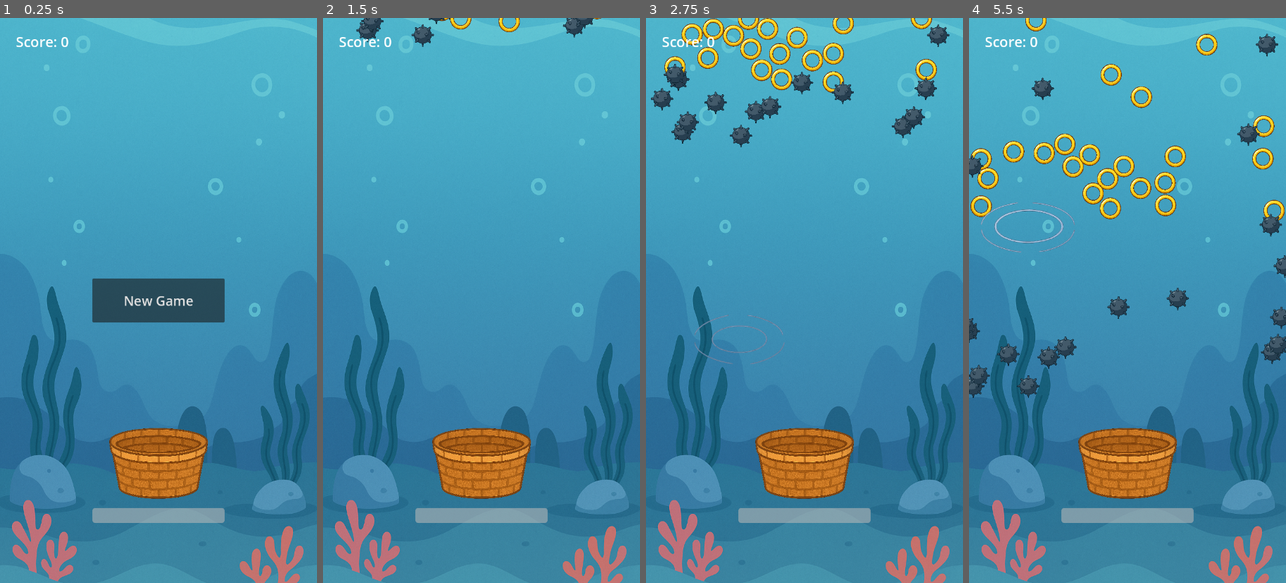
Above: before the commit, frames 1-4 (left to right).
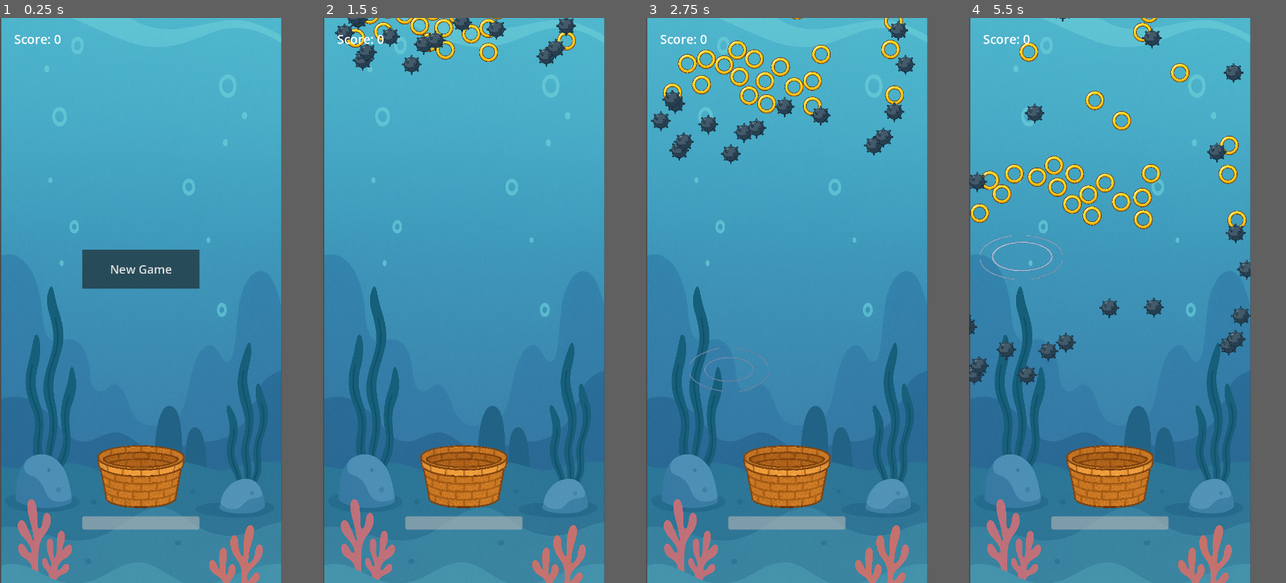
Above: after the commit, the same moments.

Repository: ericso/aqua-launch
Game: Godot game, scene res://main/main.tscn
Two runs of this game, one before a commit and one after it. Both use one fixed random seed, a clock stepped at 60 frames per second and the inputs below.
Inputs (mouse positions are in pixels of both pictures, inside the frame that each line leads up to):
- Up to frame 1 (0.25 s): no input
- Up to frame 2 (1.5 s): click "New Game" at 0.5 s; move the mouse to (551, 272) at 1.27 s; click (551, 272) at 1.42 s
- Up to frame 3 (2.75 s): move the mouse to (741, 328) at 2.02 s; click (741, 328) at 2.17 s
- Up to frame 4 (5.5 s): move the mouse to (1159, 176) at 2.77 s; click (1159, 176) at 2.92 s; move the mouse to (1111, 413) at 3.52 s; click (1111, 413) at 3.67 s; move the mouse to (1222, 385) at 4.27 s; click (1222, 385) at 4.42 s; move the mouse to (1032, 215) at 5.02 s; click (1032, 215) at 5.17 s
In our replay, the window is 450x800 before the commit and 400x800 after it. These sizes can differ from the game's own. Grey fills any space a smaller window leaves; there, only what the larger window draws over its background counts as a difference.

The runs differ from the first frame. In frame 1, 23% of the frame differs, in the area x 0-100%, y 0-100%; in frame 2, 21%; in frame 3, 25%; in frame 4, 27%.

Commit message:
strech the viewport vertically

Diff:
--- a/main/main.tscn
+++ b/main/main.tscn
@@ -25,7 +25,7 @@
 
 [node name="Background" type="Sprite2D" parent="."]
 position = Vector2(361, 638.5)
-scale = Vector2(0.740234, 0.848307)
+scale = Vector2(0.7, 0.95)
 texture = ExtResource("1_ig7tw")
 
 [node name="Walls" type="Node2D" parent="."]
--- a/project.godot
+++ b/project.godot
@@ -22,7 +22,7 @@
 [display]
 
 window/size/viewport_width=720
-window/size/viewport_height=1280
+window/size/viewport_height=1440
 window/size/always_on_top=true
 window/stretch/mode="viewport"
 
